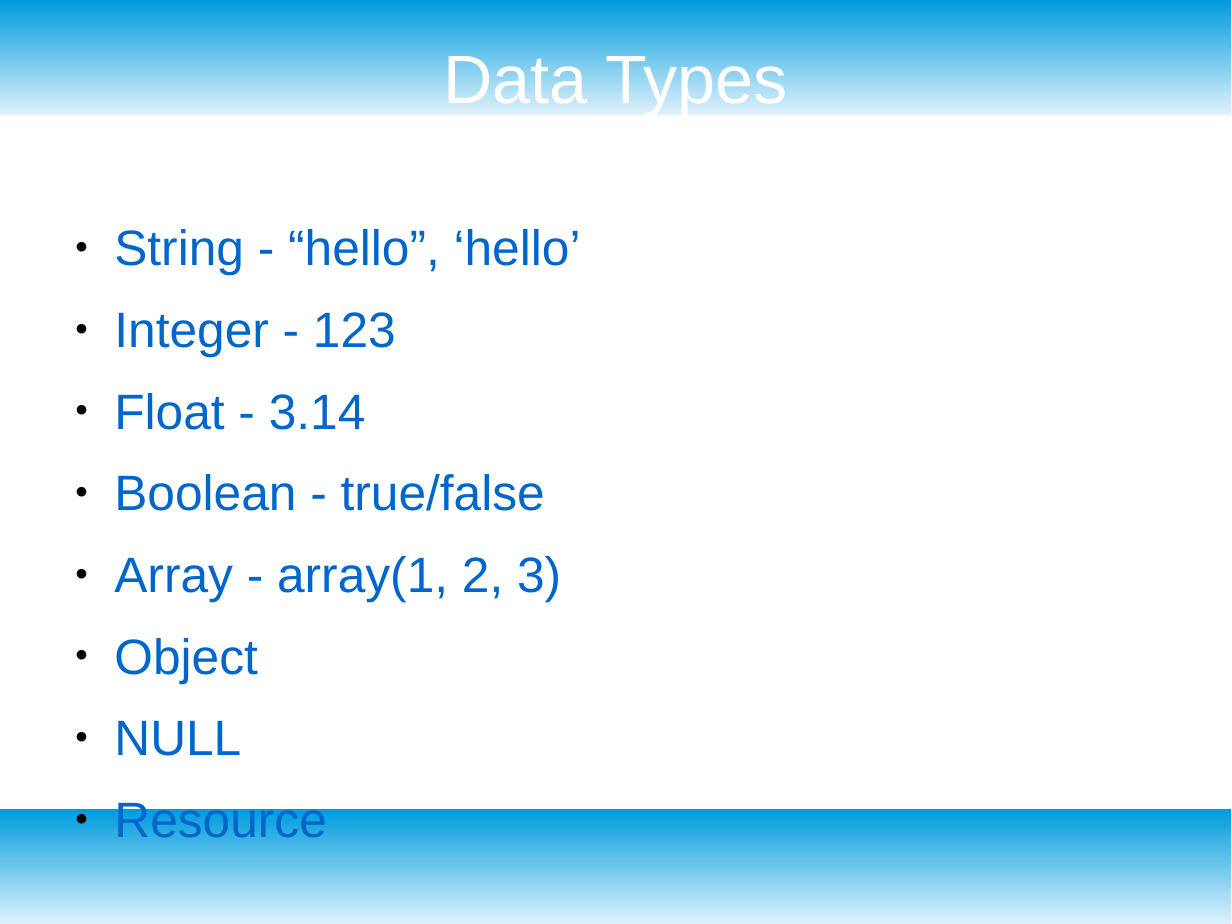
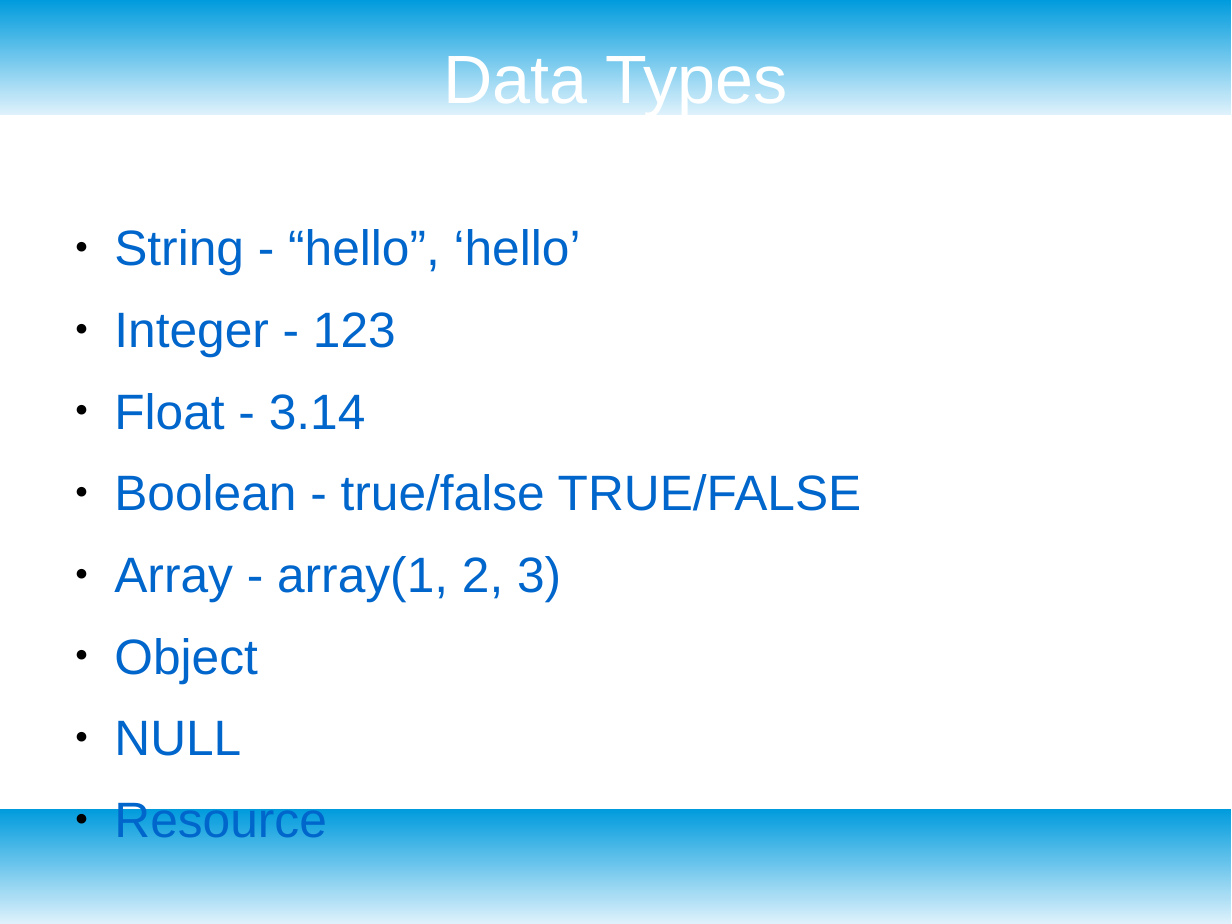
Before and after one commit to dbondin/unnweb-2020, a slide deck: slide 9 of L9.odp. Drawn at 1232x924 pixels with LibreOffice and Linux fonts; fonts in the diff are those of the drawing. Boxes give left, top, right and bottom in pixels: in the first picture for what was removed or moved away, otherwise in the second. Text is boxed around its words. In the diff, an @@ line names an element or a change of style, - is before the commit and + after.

```diff
--- a/L9.odp
+++ b/L9.odp
@@ text at <box>114,474,862,511</box>: text changed @@
-● Boolean - true/false
+● Boolean - true/false TRUE/FALSE
```
Also in this commit, not shown: 1 other slide changed, 2 other files.
